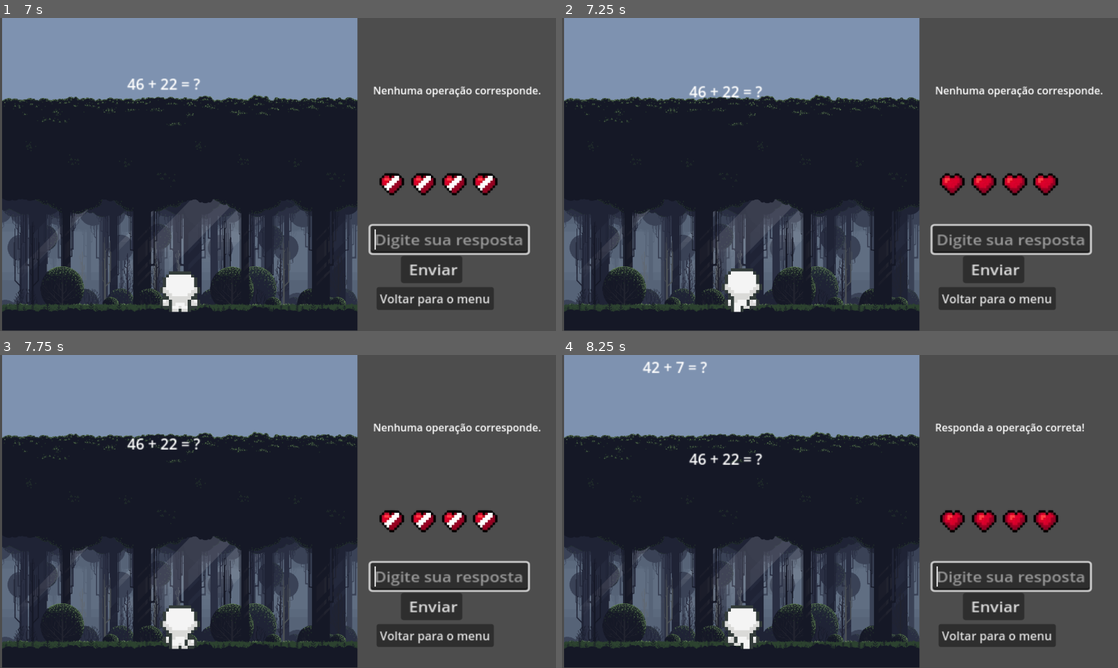
Above: before the commit, frames 1-4 (two rows, left to right).
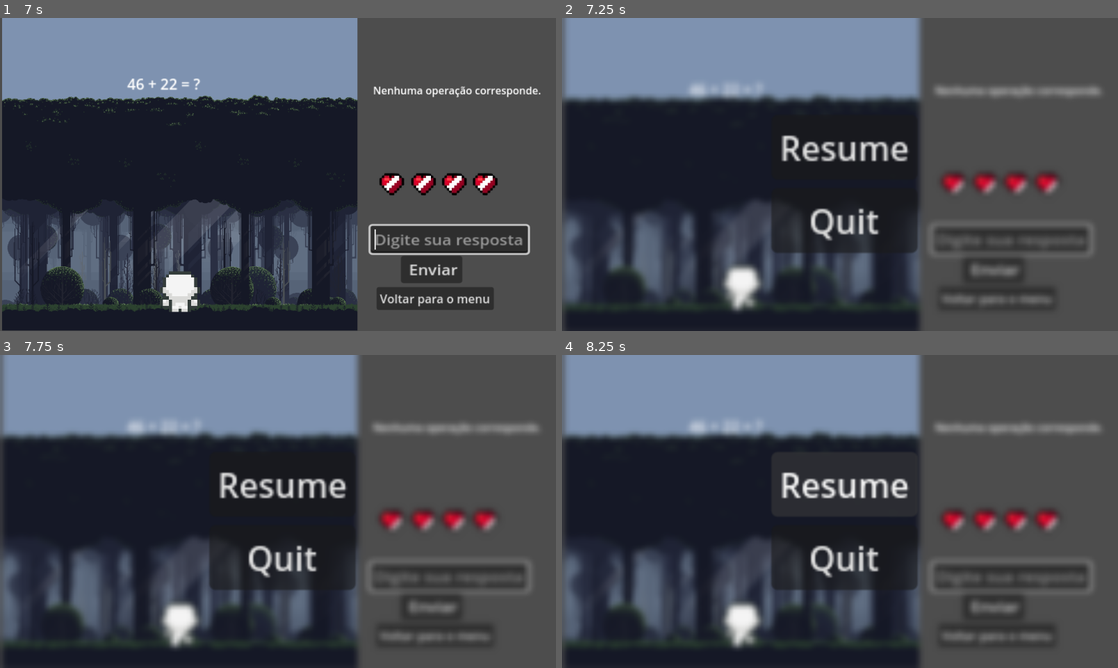
Above: after the commit, the same moments.

Repository: CaFranca/Johnrney_MAT-C
Game: Godot game, scene res://scenes/menu/main_menu.tscn
Same seed, same stepped clock (60 frames per second), same inputs: the game is played once before the commit and once after it.
Inputs (mouse positions are in pixels of both pictures, inside the frame that each line leads up to):
- Up to frame 1 (7 s): tap Enter (ui_accept) at 0.5, 0.77, 2.27, 6.02, 6.77 s; move the mouse to (400, 158) at 0.52 s; hold Right (ui_right) 0.53-1.25 s; click "Iniciar" at 1.25 s; move the mouse to (166, 190) at 2.02 s; hold Right (ui_right) 2.03-2.78 s; move the mouse to (333, 105) at 2.77 s; hold Left (ui_left) 2.78-3.5 s; click "Adição '+'" at 3.5 s; click "Subtração '-'" at 4.25 s; click (450, 240) at 5.02 s; type "12" at 5.1 s; move the mouse to (250, 237) at 5.77 s; hold Right (ui_right) from 5.78 s (still down); move the mouse to (444, 221) at 6.52 s
- Up to frame 2 (7.25 s): keep holding Right (ui_right); tap Escape (pause, bound only after the commit) at 7.15 s
- Up to frame 3 (7.75 s): move the mouse to (111, 464) at 7.27 s; release Right (ui_right) at 7.28 s; hold Left (ui_left) from 7.28 s (still down); tap Enter (ui_accept) at 7.52 s
- Up to frame 4 (8.25 s): move the mouse to (867, 511) at 8.02 s; release Left (ui_left) at 8.03 s; hold Right (ui_right) from 8.03 s (still down)

Frame 1 is identical in both runs. In frame 2, 11% of the frame differs, in the area x 0-98%, y 0-100%; in frame 3, 11%; in frame 4, 12%, in the area x 0-97%, y 0-100%.

Commit message:
Trying_Pause

Diff:
--- a/Johnrney/assets/audio/bus/default.tres
+++ b/Johnrney/assets/audio/bus/default.tres
@@ -1,4 +1,8 @@
-[gd_resource type="AudioBusLayout" format=3 uid="uid://bi8yfkiql2x7s"]
+[gd_resource type="AudioBusLayout" load_steps=2 format=3 uid="uid://bi8yfkiql2x7s"]
+
+[sub_resource type="AudioEffectHardLimiter" id="AudioEffectHardLimiter_rtsd7"]
+resource_name = "HardLimiter"
+ceiling_db = -6.0
 
 [resource]
 bus/1/name = &"sfx"
@@ -13,3 +17,5 @@
 bus/2/bypass_fx = false
 bus/2/volume_db = 0.0
 bus/2/send = &"Master"
+bus/2/effect/0/effect = SubResource("AudioEffectHardLimiter_rtsd7")
+bus/2/effect/0/enabled = true
--- a/Johnrney/globals/Menu_MusicController.tscn
+++ b/Johnrney/globals/Menu_MusicController.tscn
@@ -1,14 +1,13 @@
 [gd_scene load_steps=3 format=3 uid="uid://jgxekmxrsyyn"]
 
-[ext_resource type="AudioStream" uid="uid://dmm5471qbes4g" path="res://assets/audio/music/menu/main_menu.ogg" id="1_4fbef"]
 [ext_resource type="Script" uid="uid://cak22pd7bfidv" path="res://scripts/menu/menu_music_controller.gd" id="1_n7yh8"]
+[ext_resource type="AudioStream" uid="uid://ponkfll1fmyt" path="res://assets/audio/music/menu/C418 - Sweden (Trap Remix) (mp3cut.net).wav" id="2_gtk41"]
 
 [node name="MusicController" type="Node"]
 script = ExtResource("1_n7yh8")
 
 [node name="AudioStreamPlayer" type="AudioStreamPlayer" parent="."]
-stream = ExtResource("1_4fbef")
-volume_db = -20.0
+stream = ExtResource("2_gtk41")
+volume_db = -10.0
 autoplay = true
 bus = &"music"
-parameters/looping = true
--- a/Johnrney/project.godot
+++ b/Johnrney/project.godot
@@ -30,3 +30,11 @@
 window/size/viewport_width=1280
 window/size/viewport_height=720
 window/stretch/mode="viewport"
+
+[input]
+
+pause={
+"deadzone": 0.2,
+"events": [Object(InputEventKey,"resource_local_to_scene":false,"resource_name":"","device":0,"window_id":0,"alt_pressed":false,"shift_pressed":false,"ctrl_pressed":false,"meta_pressed":false,"pressed":false,"keycode":0,"physical_keycode":4194305,"key_label":0,"unicode":0,"location":0,"echo":false,"script":null)
+]
+}
--- a/Johnrney/scenes/gameplay/mode_gameplay.tscn
+++ b/Johnrney/scenes/gameplay/mode_gameplay.tscn
@@ -10,6 +10,7 @@
 [ext_resource type="Texture2D" uid="uid://blui8uvbrxhcl" path="res://assets/sprites/Player_sprites/run.png" id="8_lehme"]
 [ext_resource type="AudioStream" uid="uid://dm3fmi8xy28g0" path="res://assets/audio/sfx/gameplay/wrong_question_or_miss.ogg" id="10_1ey6o"]
 [ext_resource type="Texture2D" uid="uid://xtnj5wsyftux" path="res://assets/sprites/Player_sprites/heartsprite.png" id="12_3wsyr"]
+[ext_resource type="PackedScene" uid="uid://t5q7rqvmqojg" path="res://scenes/menu/pause_menu.tscn" id="12_4rrbf"]
 [ext_resource type="Script" uid="uid://by1tdm6egnokm" path="res://scripts/john_victor-player/PlayerController.gd" id="12_lehme"]
 
 [sub_resource type="ViewportTexture" id="ViewportTexture_l1v76"]
@@ -379,33 +380,35 @@
 scale = Vector2(0.254976, 0.254976)
 
 [node name="heart" type="AnimatedSprite2D" parent="PlayerController/healthbar/HBoxContainer"]
-scale = Vector2(1, 1)
 sprite_frames = SubResource("SpriteFrames_4rrbf")
 animation = &"empty"
 
 [node name="heart2" type="AnimatedSprite2D" parent="PlayerController/healthbar/HBoxContainer"]
 position = Vector2(286.302, 0)
-scale = Vector2(1, 1)
 sprite_frames = SubResource("SpriteFrames_4rrbf")
 animation = &"empty"
 
 [node name="heart3" type="AnimatedSprite2D" parent="PlayerController/healthbar/HBoxContainer"]
 position = Vector2(564.759, 0)
-scale = Vector2(1, 1)
 sprite_frames = SubResource("SpriteFrames_4rrbf")
 animation = &"empty"
 
 [node name="heart4" type="AnimatedSprite2D" parent="PlayerController/healthbar/HBoxContainer"]
 position = Vector2(843.217, 0)
-scale = Vector2(1, 1)
 sprite_frames = SubResource("SpriteFrames_4rrbf")
 animation = &"empty"
 
 [node name="heart5" type="AnimatedSprite2D" parent="PlayerController/healthbar/HBoxContainer"]
 position = Vector2(1117.75, 0)
-scale = Vector2(1, 1)
 sprite_frames = SubResource("SpriteFrames_4rrbf")
 animation = &"empty"
+
+[node name="PauseMenu" parent="PlayerController/healthbar" instance=ExtResource("12_4rrbf")]
+visible = false
+offset_left = 482.0
+offset_top = 223.0
+offset_right = 482.0
+offset_bottom = 223.0
 
 [connection signal="text_submitted" from="InputField_for_answer" to="." method="_on_input_field_for_answer_text_submitted"]
 [connection signal="pressed" from="SubmitButton" to="." method="_on_submit_button_pressed"]
--- /dev/null
+++ b/Johnrney/scenes/menu/pause_menu.gdshader
@@ -0,0 +1,9 @@
+shader_type canvas_item;
+
+uniform sampler2D screen_texture : hint_screen_texture, filter_linear_mipmap;
+uniform float amount : hint_range(0.0, 5.0);
+
+void fragment() {
+    vec4 color = textureLod(screen_texture, SCREEN_UV, amount);
+    COLOR = color;
+}
--- /dev/null
+++ b/Johnrney/scenes/menu/pause_menu.tscn
@@ -0,0 +1,54 @@
+[gd_scene load_steps=5 format=3 uid="uid://t5q7rqvmqojg"]
+
+[ext_resource type="Shader" uid="uid://cxemmpseo7ops" path="res://scenes/menu/pause_menu.gdshader" id="1_n54lc"]
+[ext_resource type="Script" uid="uid://5gyovfi128nw" path="res://scripts/menu/pause_menu.gd" id="1_ux7g8"]
+[ext_resource type="AudioStream" uid="uid://b27y8uwjrvonh" path="res://assets/audio/sfx/menu/button_click.ogg" id="3_xtxec"]
+
+[sub_resource type="ShaderMaterial" id="ShaderMaterial_ux7g8"]
+shader = ExtResource("1_n54lc")
+shader_parameter/amount = 3.0
+
+[node name="PauseMenu" type="Control"]
+layout_mode = 3
+anchors_preset = 15
+anchor_right = 1.0
+anchor_bottom = 1.0
+grow_horizontal = 2
+grow_vertical = 2
+script = ExtResource("1_ux7g8")
+
+[node name="ColorRect" type="ColorRect" parent="."]
+material = SubResource("ShaderMaterial_ux7g8")
+layout_mode = 0
+offset_left = -2526.0
+offset_top = -1404.0
+offset_right = -2273.0
+offset_bottom = -1257.0
+scale = Vector2(21.355, 21.355)
+
+[node name="MarginContainer" type="MarginContainer" parent="."]
+layout_mode = 1
+offset_right = 70.0
+offset_bottom = 66.0
+scale = Vector2(4.80886, 4.80886)
+
+[node name="VBoxContainer" type="VBoxContainer" parent="MarginContainer"]
+layout_mode = 2
+
+[node name="resume" type="Button" parent="MarginContainer/VBoxContainer"]
+layout_mode = 2
+text = "Resume
+"
+
+[node name="quit" type="Button" parent="MarginContainer/VBoxContainer"]
+layout_mode = 2
+text = "Quit"
+
+[node name="buttonclick" type="AudioStreamPlayer" parent="."]
+process_priority = 1
+stream = ExtResource("3_xtxec")
+volume_db = -20.0
+bus = &"sfx"
+
+[connection signal="pressed" from="MarginContainer/VBoxContainer/resume" to="." method="_on_resume_pressed"]
+[connection signal="pressed" from="MarginContainer/VBoxContainer/quit" to="." method="_on_quit_pressed"]
--- a/Johnrney/scripts/gameplay/mode_gameplay.gd
+++ b/Johnrney/scripts/gameplay/mode_gameplay.gd
@@ -31,6 +31,8 @@
 
 	generate_new_question()
 	spawn_timer.start()
+
+
 
 func set_mode(mode: String):
 	selected_mode = mode
--- a/Johnrney/scripts/menu/menu_music_controller.gd
+++ b/Johnrney/scripts/menu/menu_music_controller.gd
@@ -15,7 +15,8 @@
 
 # Dicionário com trilhas fixas para outras cenas
 var music_tracks = {
-	"menu": preload("res://assets/audio/music/menu/main_menu.ogg")
+	#"menu": preload("res://assets/audio/music/menu/main_menu.ogg")
+	"menu": preload("res://assets/audio/music/menu/C418 - Sweden (Trap Remix) (mp3cut.net).wav")
 }
 
 func _ready():
--- /dev/null
+++ b/Johnrney/scripts/menu/pause_menu.gd
@@ -0,0 +1,34 @@
+extends Control
+
+@onready var button_click = $buttonclick
+@onready var pause_menu = $"."
+
+
+
+func resume():
+	get_tree().paused = false
+	Engine.time_scale = 1
+
+func pause():
+	get_tree().paused = true
+	Engine.time_scale = 0
+
+func testEsc():
+	if Input.is_action_just_pressed("pause") and !get_tree().paused:
+		pause_menu.show()
+		pause()
+	else:
+		pause_menu.hide()
+		resume()
+
+func _on_resume_pressed() -> void:
+	print("sla")
+
+func _on_quit_pressed() -> void:
+	button_click.play()
+	await button_click.finished
+	print("Clicado para voltar")
+	get_tree().change_scene_to_file("res://scenes/menu/main_menu.tscn")
+
+func _process(delta: float):
+	testEsc()
Not shown, added: Johnrney/assets/audio/music/menu/C418 - Sweden (Trap Remix) (mp3cut.net).wav.import
Not shown: 1 places in Johnrney/scenes/gameplay/mode_gameplay.tscn that only renumber resources
Not shown, added: Johnrney/scenes/menu/pause_menu.gdshader.uid
Not shown, added: Johnrney/scripts/menu/pause_menu.gd.uid
Not shown, added: Johnrney/assets/audio/music/menu/C418 - Sweden (Trap Remix) (mp3cut.net).wav
